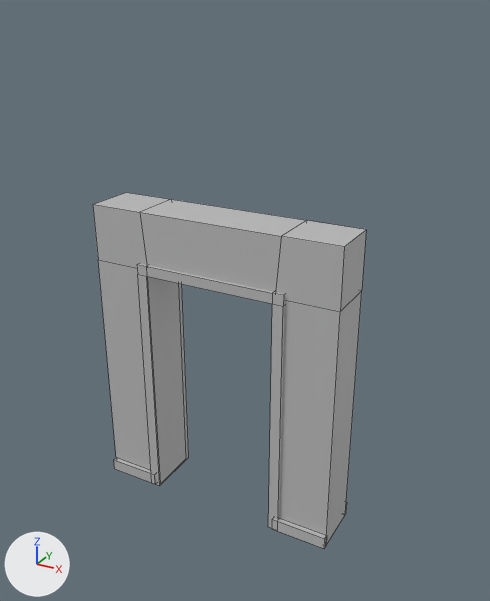
The FBX model SpainHouse/Content/Art/Wall/SM_DoorFrame.fbx, before and after one commit.
The view is the same before and after, from a 50 mm lens placed at (2.38, -3.99, 3.78), pointed at (0.15, 0.06, 1.76). The axes (+X, +Y, +Z) are drawn at lower left. The lights are the same throughout. Mesh edges are drawn as thin lines. Where no turn or scale is listed for an object, it has been applied to the vertices.

Objects in the first picture: 'SM_DoorFrame'.
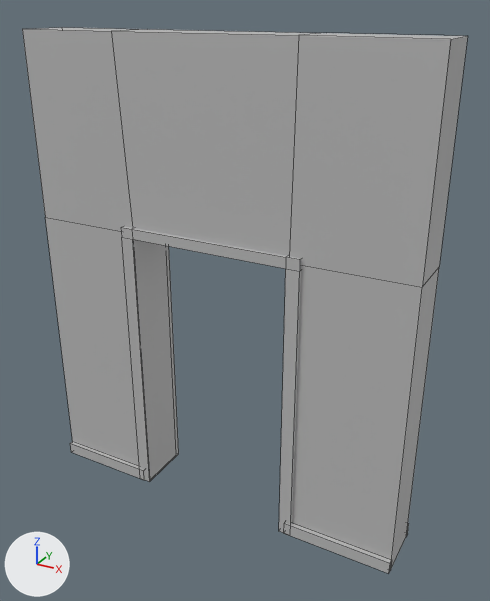
What differs and where, as boxes (x1, y1, x2, y2) in the pictures (490 x 601 px; the box of a moved part takes in the faces that stretch with it):
'SM_DoorFrame', reshaped, moved (63% wider, 53% taller)
    before: (93, 193, 366, 549)
    after: (22, 27, 468, 573)
part 1 of me_mesh, moved or reshaped
    before: (137, 264, 285, 528)
    after: (121, 226, 302, 533)
part 2 of me_mesh, moved or reshaped
    before: (114, 458, 156, 484)
    after: (70, 441, 145, 480)
part 3 of me_mesh, moved or reshaped
    before: (272, 518, 326, 549)
    after: (284, 523, 391, 573)
part 4 of me_mesh, moved or reshaped
    before: (93, 193, 366, 545)
    after: (22, 27, 468, 570)

The change, as a diff of the scene's bpy script:
```diff
--- a/SpainHouse/Content/Art/Wall/SM_DoorFrame.fbx.py
+++ b/SpainHouse/Content/Art/Wall/SM_DoorFrame.fbx.py
@@ me_mesh @@
 # used by ob_sm_doorframe; location = (0.0, -0.002, 1.199)
-me_mesh.from_pydata(...)  # 80 vertices, 64 faces; spans x -1.0..1.0, y -0.23..0.23, z -1.2..1.2
+me_mesh.from_pydata(...)  # 80 vertices, 64 faces; spans x -1.51..1.51, y -0.23..0.23, z -1.81..1.81
+# me_mesh part 1: the loose piece of 24 vertices spanning x -0.6..0.6, y -0.22..0.23, z -1.2..0.8 is scaled about its middle by (1.19, 1, 1.14), then moved by (-0.01, 0.0, -0.47)
+# me_mesh part 2: the loose piece of 8 vertices spanning x -1.0..-0.56, y -0.23..-0.19, z -1.2..-1.1 is scaled about its middle by (1.88, 1, 1), then moved by (-0.31, 0.0, -0.61)
+# me_mesh part 3: the loose piece of 8 vertices spanning x 0.56..1.0, y -0.23..-0.19, z -1.2..-1.1 is scaled about its middle by (1.92, 1, 1), then moved by (0.3, 0.0, -0.61)
+# me_mesh part 4: 24 of 80 vertices moved; they spanned x -1.0..1.0, y -0.2..0.2, z -1.2..1.2 and now span x -1.5..1.5, y -0.2..0.2, z -1.8..1.81; mean shift (-0.01, 0.0, -0.11); largest move (-1.0, -0.2, -1.2) -> (-1.5, -0.2, -1.8)
 me_mesh.materials.append(mat_lambert1)
@@ ob_sm_doorframe @@
 ob_sm_doorframe = bpy.data.objects.new('SM_DoorFrame', me_mesh)
-ob_sm_doorframe.location = (0.0, -0.002, 1.199)
+ob_sm_doorframe.location = (0.0, -0.002, 1.804)
```
